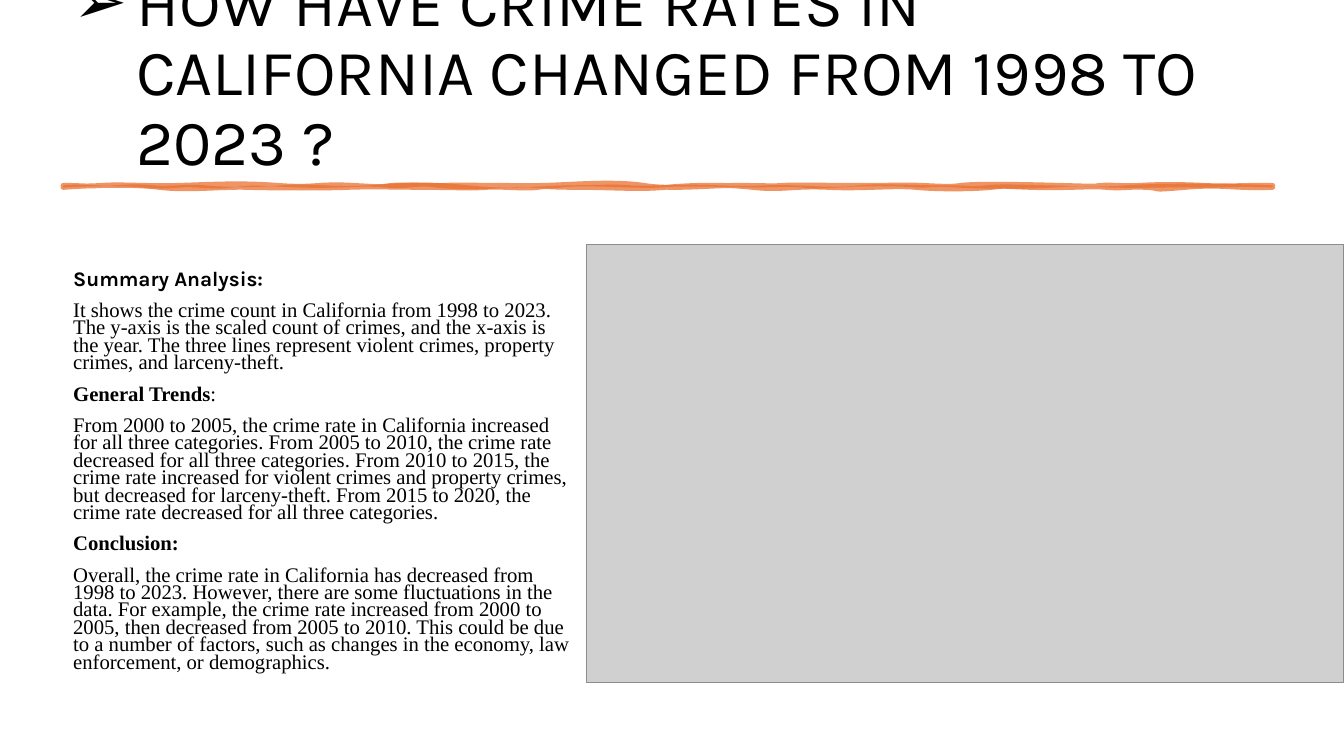
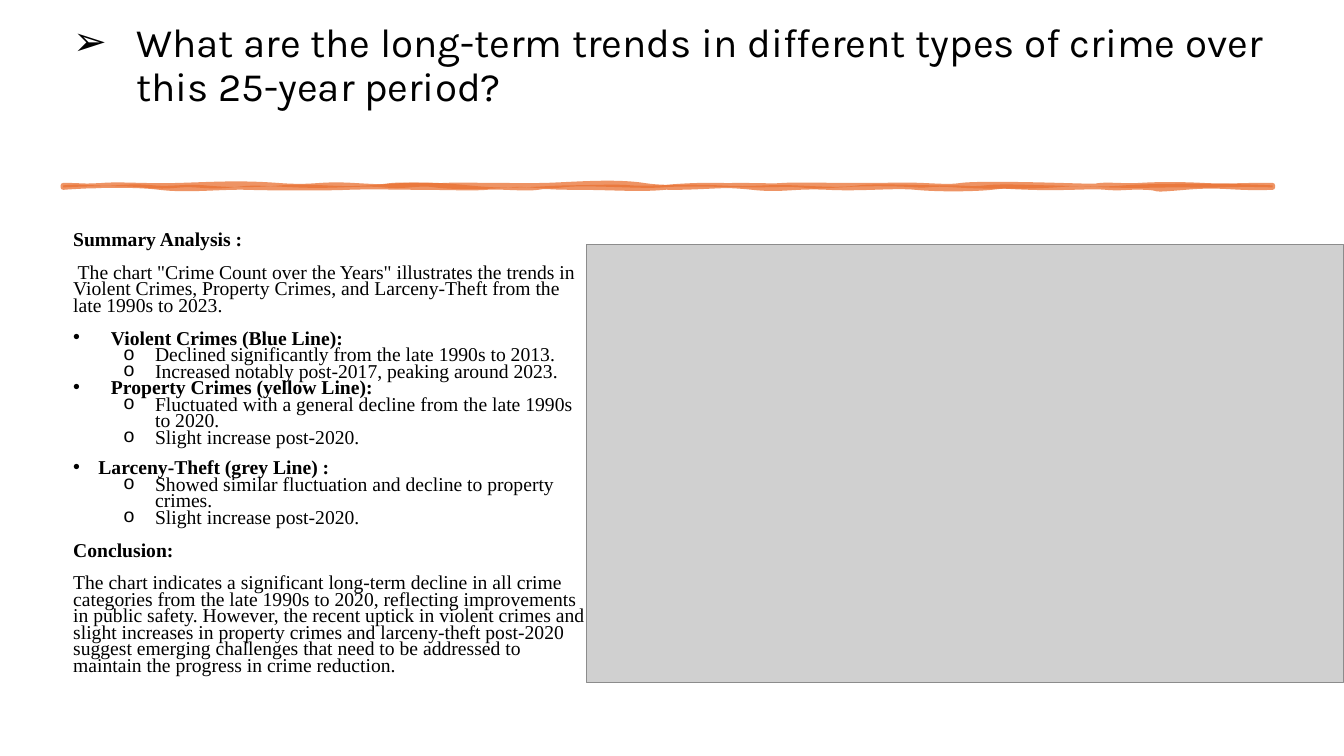
Before and after one commit to EdGonz44/Crime-Chronicles-Inflation-in-the-Golden-State, a slide deck: slide 8 of Communal Resources/Crime_Chronicles_ppt.pptx (slide 7 before the commit). Drawn at 1344x756 pixels with LibreOffice and Linux fonts; fonts in the diff are those of the drawing; grey boxes stand for pictures. Boxes give left, top, right and bottom in pixels: in the first picture for what was removed or moved away, otherwise in the second. Text is boxed around its words. In the diff, an @@ line names an element or a change of style, - is before the commit and + after.

```diff
--- a/Communal Resources/Crime_Chronicles_ppt.pptx
+++ b/Communal Resources/Crime_Chronicles_ppt.pptx
@@ title at (x1=136, y1=29, x2=1262, y2=111): text changed; size 46 to 28.8 pt @@
-➢ HOW HAVE CRIME RATES IN CALIFORNIA CHANGED FROM 1998 TO 2023 ?
+➢ What are the long-term trends in different types of crime over this 25-year period?
@@ text at (x1=73, y1=232, x2=574, y2=529): text changed; size 14.8 to 14 pt @@
-Summary Analysis:
-It shows the crime count in California from 1998 to 2023. The y-axis is the scaled count of crimes, and the x-axis is the year. The three lines represent violent crimes, property crimes, and larceny-theft.
-General Trends:
-From 2000 to 2005, the crime rate in California increased for all three categories. From 2005 to 2010, the crime rate decreased for all three categories. From 2010 to 2015, the crime rate increased for violent crimes and property crimes, but decreased for larceny-theft. From 2015 to 2020, the crime rate decreased for all three categories.
+Summary Analysis :
+The chart "Crime Count over the Years" illustrates the trends in Violent Crimes, Property Crimes, and Larceny-Theft from the late 1990s to 2023.
+• Violent Crimes (Blue Line):
+  o Declined significantly from the late 1990s to 2013.
+  o Increased notably post-2017, peaking around 2023.
+• Property Crimes (yellow Line):
+  o Fluctuated with a general decline from the late 1990s to 2020.
+  o Slight increase post-2020.
+• Larceny-Theft (grey Line) :
+  o Showed similar fluctuation and decline to property crimes.
+  o Slight increase post-2020.
@@ text at (x1=73, y1=543, x2=173, y2=558): size 14.8 to 14 pt in "Conclusion:"; less space between paragraphs @@
@@ text at (x1=73, y1=575, x2=584, y2=677): text changed; size 14.8 to 14 pt @@
-Overall, the crime rate in California has decreased from 1998 to 2023. However, there are some fluctuations in the data. For example, the crime rate increased from 2000 to 2005, then decreased from 2005 to 2010. This could be due to a number of factors, such as changes in the economy, law enforcement, or demographics.
+The chart indicates a significant long-term decline in all crime categories from the late 1990s to 2020, reflecting improvements in public safety. However, the recent uptick in violent crimes and slight increases in property crimes and larceny-theft post-2020 suggest emerging challenges that need to be addressed to maintain the progress in crime reduction.
```
Also in this commit, not shown: 2 other slides changed, 4 slides added, 3 slides removed.
